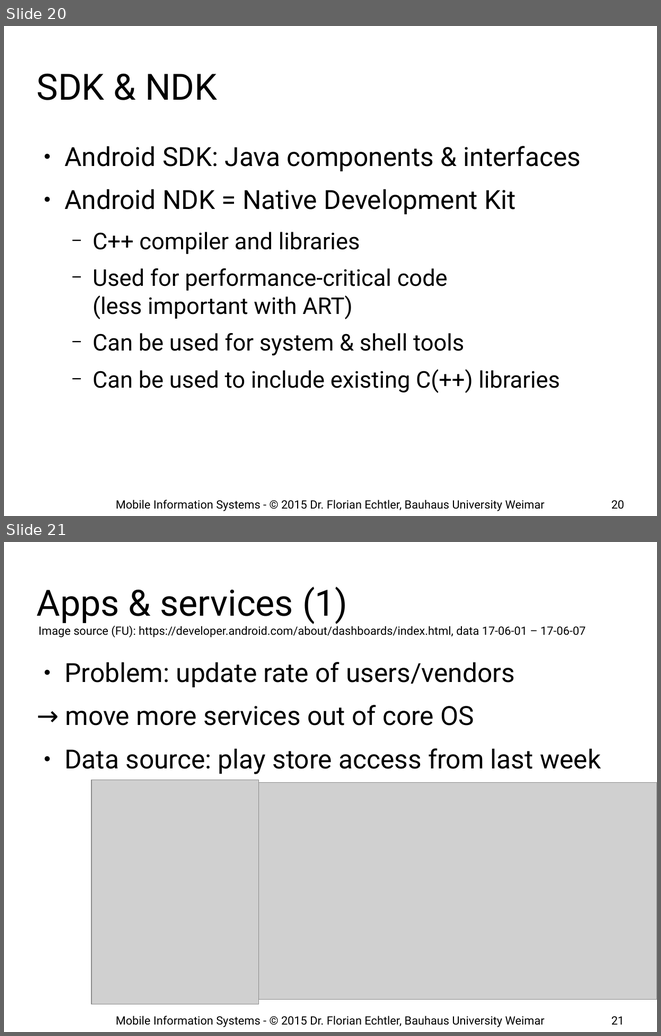
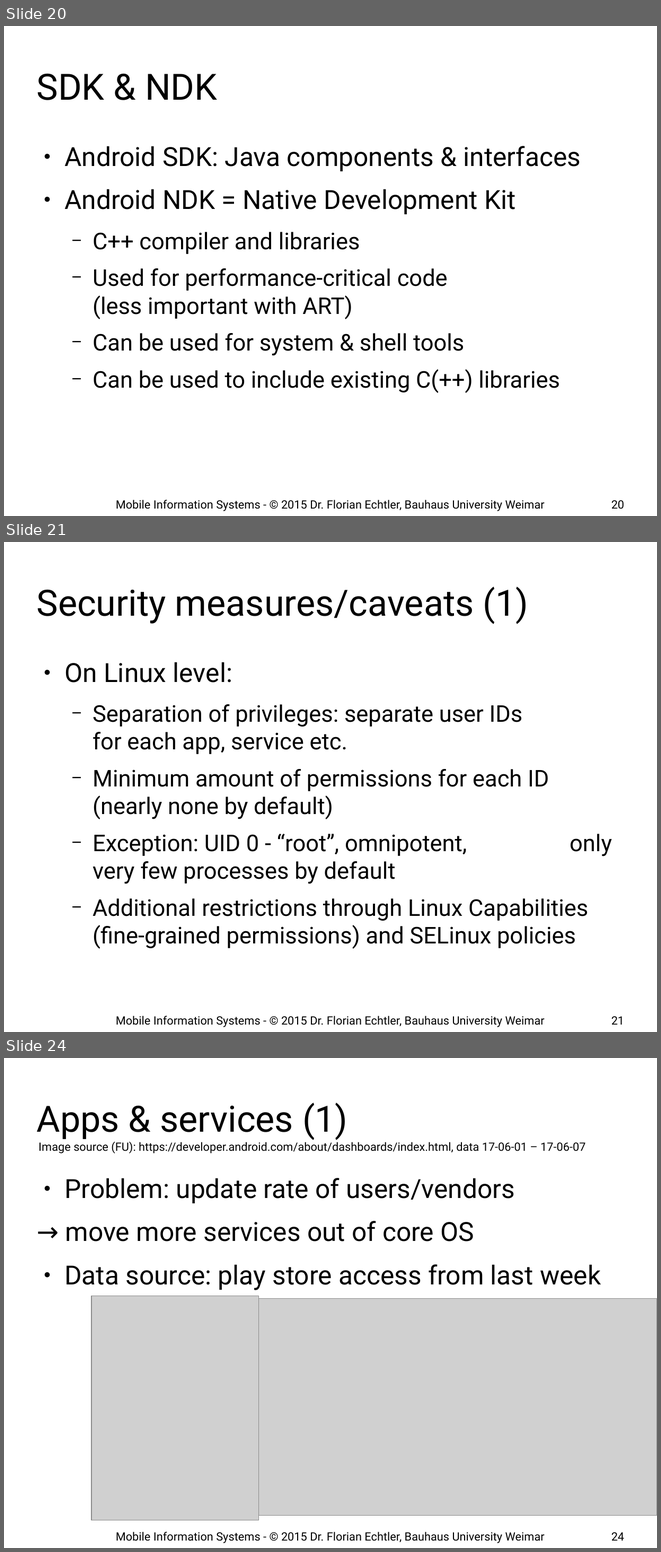
Before and after one commit to floe/mobile-information-systems, a slide deck: 10-android-internals.odp. Shown one above the other, each under a label of ours: slides 20 and 21 before the commit, slides 20, 21 and 24 after it; the slides between them are not shown. The pictures are 661x1036 and 661x1552 pixels, drawn with LibreOffice and Linux fonts; fonts in the diff are those of the drawing; grey boxes stand for pictures; background and template pictures are left out. Boxes give left, top, right and bottom in pixels: in the first picture for what was removed or moved away, otherwise in the second. Text is boxed around its words. In the diff, an @@ line names an element or a change of style, - is before the commit and + after.

Commit message:
updated lecture 10

```diff
--- a/10-android-internals.odp
+++ b/10-android-internals.odp
@@ slide 21 added at box(4, 542, 657, 1032), background #FFFFFF @@
@@ title added at box(37, 587, 528, 624), 44 pt, text #000000 @@
+Security measures/caveats (1)
@@ text added at box(64, 662, 588, 949), 28 pt, text #000000 @@
+● On Linux level:
+  − Separation of privileges: separate user IDs for each app, service etc.
+  − Minimum amount of permissions for each ID (nearly none by default)
+  − Exception: UID 0 - “root”, omnipotent, only very few processes by default
+  − Additional restrictions through Linux Capabilities (fine-grained permissions) and SELinux policies
@@ text added at box(116, 1015, 545, 1027), 14 pt, text #000000 @@
+Mobile Information Systems - © 2015 Dr. Florian Echtler, Bauhaus University Weimar
@@ page number added at box(611, 1016, 624, 1024), 14 pt, text #000000 @@
+21
@@ what was slide 21 is now slide 24 @@
@@ page number at box(611, 1532, 624, 1540): text changed @@
-21
+24
```
Also in this commit, not shown: 2 slides changed, 2 other slides added.
